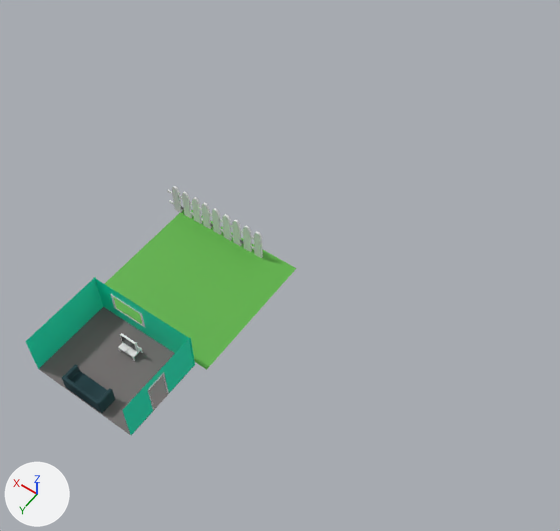
An edit to the Blender file Gatastrofe/Assets/models/interiorCasaProtagonista.blend, drawn before and after from the same camera.
Both versions are drawn from a 50 mm lens placed at (-18.6, 9.8, 34.4), pointed at (-2.7, -12.4, -0.5). Lighting does not change. The marker at lower left points along +X, +Y and +Z.

In view in the first picture: 'Cube', 'Cube.001', 'Exterior', 'Paredes', 'Piso', 'Sofa'.
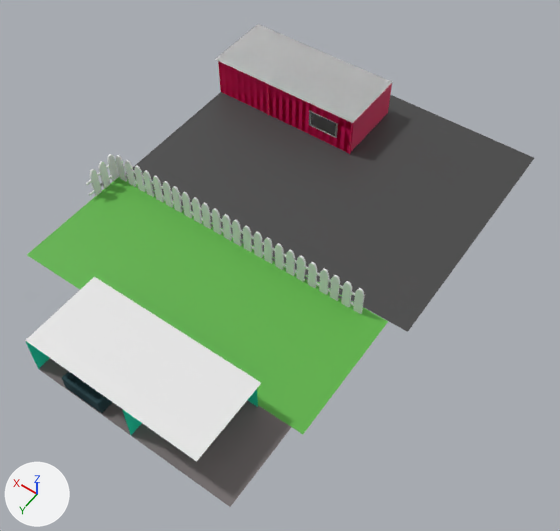
Location of each change, [x1, y1, x2, y2] in pixels of the pictures (560 x 531 px; the box of a moved part takes in the faces that stretch with it):
'Plane.001', added: after [126, 92, 534, 332]
'Exterior', reshaped, moved (89% wider, 61% taller): before [105, 210, 296, 370]; after [27, 175, 388, 434]
'Plane', added: after [25, 277, 261, 461]
'Piso', reshaped: before [39, 307, 194, 435]; after [39, 358, 292, 507]
'Paredes.001', added: after [215, 24, 392, 154]
'Cube.005', added: after [327, 275, 365, 314]
'Cube.004', added: after [294, 256, 329, 295]
'Cube.003', added: after [261, 237, 295, 276]
'Cube.008', added: after [86, 154, 119, 196]
'Cube.006', added: after [141, 170, 173, 208]
'Cube.007', added: after [115, 155, 146, 192]
part 2 of me_plane_003, moved or reshaped: before [140, 307, 195, 366]; after [248, 389, 258, 407]

The change, as a list of edits to the scene's bpy script:
```text
Change me_plane_001:
    where me_plane_001.from_pydata(...)  # 4 vertices, 1 face; spans x -1.0..1.0, y -1.0..1.0, z 0.0
    used by ob_piso; location = (0.0, -1.9, 0.0); scale = (3.18, 2.42, 2.42)
    me_plane_001 part 1
    me_plane_001.vertices[0].co: (-1.0, -1.0, 0.0) -> (-2.89, -1.0, 0.0)  # pixel (195, 364) -> pixel (291, 427)
    me_plane_001.vertices[2].co: (-1.0, 1.0, 0.0) -> (-2.89, 1.0, 0.0)  # pixel (131, 435) -> pixel (230, 507)
Change me_plane_003:
    where me_plane_003.from_pydata(...)  # 61 vertices, 33 faces, 1 loose edge; spans x -0.5..1.0, y -1.6..1.0, z -0.07..6.35
    used by ob_paredes; location = (3.14, -2.69, 0.99); rotation_euler = (-1.571, 0.0, 1.571), in degrees (-90, 0, 90); scale = (3.21, 1.0, 1.0)
    me_plane_003 part 2
    me_plane_003.vertices[4].co: (-0.48, -1.6, 6.35) -> (-0.48, -1.6, 10.35)  # pixel (190, 338) -> pixel (256, 380)
    me_plane_003.vertices[9].co: (-0.48, 1.0, 6.35) -> (-0.48, 1.0, 10.35)  # pixel (194, 366) -> pixel (257, 407)
Change me_plane_007:
    where me_plane_007.from_pydata(...)  # 4 vertices, 1 face; spans x -1.0..1.0, y -1.0..1.0, z 0.0
    used by ob_exterior; location = (0.17, -8.42, 0.0); scale = (4.0, 4.0, 1.0)
    me_plane_007 part 3
    me_plane_007.vertices[0].co: (-1.0, -1.0, 0.0) -> (-2.5, -1.0, 0.0)  # pixel (296, 268) -> pixel (388, 321)
    me_plane_007.vertices[1].co: (1.0, -1.0, 0.0) -> (2.25, -1.0, 0.0)
    me_plane_007.vertices[2].co: (-1.0, 1.0, 0.0) -> (-2.5, 1.0, 0.0)  # pixel (206, 369) -> pixel (302, 434)
    me_plane_007.vertices[3].co: (1.0, 1.0, 0.0) -> (2.25, 1.0, 0.0)  # not seen -> pixel (26, 254)
Add me_plane_002:
    me_plane_002.from_pydata([(-11.0, -15.0, 0.0), (9.0, -15.0, 0.0), (-11.0, 1.0, 0.0), (9.0, 1.0, 0.0)], [], [(0, 1, 3, 2)])
    me_plane_002.materials.append(mat_piso)  # dark grey #464646
Add me_plane:
    me_plane.from_pydata([(-2.15, -1.23, -0.16), (0.91, -1.23, -0.16), (-2.15, 0.14, -0.16), (0.91, 0.14, -0.16)], [], [(0, 1, 3, 2)])
    me_plane.materials.append(mat_material)  # white #e7e7e7
Change ob_exterior:
    ob_exterior.location: (0.17, -8.42, 0.0) -> (0.17, -8.32, 0.0)
Add ob_paredes_001:
    ob_paredes_001 = bpy.data.objects.new('Paredes.001', me_plane_004)  # 130 vertices, 121 faces; spans x -0.5..1.0, y -1.6..1.0, z -0.07..10.6; in mat_material (white #e7e7e7), mat_pared_001 (pink #e70060)
    ob_paredes_001.location = (-1.31, -23.43, 0.99)
    ob_paredes_001.rotation_euler = (-1.571, 0.0, -1.571)  # degrees (-90, 0, -90)
    ob_paredes_001.scale = (3.21, 1.0, 1.0)
Add ob_cube_008:
    ob_cube_008 = bpy.data.objects.new('Cube.008', me_cube_011.copy())  # the mesh of ob_cube_002
    ob_cube_008.location = (9.19, -10.91, 0.0)
    ob_cube_008.rotation_euler = (0.0, 0.0, 1.571)  # degrees (0, 0, 90)
    ob_cube_008.scale = (0.245, 0.0611, 1.0)
Add ob_cube_007:
    ob_cube_007 = bpy.data.objects.new('Cube.007', me_cube_011.copy())  # the mesh of ob_cube_002
    ob_cube_007.location = (7.99, -11.91, 0.0)
    ob_cube_007.scale = (0.245, 0.0611, 1.0)
Add ob_cube_006:
    ob_cube_006 = bpy.data.objects.new('Cube.006', me_cube_011.copy())  # the mesh of ob_cube_002
    ob_cube_006.location = (5.79, -11.91, 0.0)
    ob_cube_006.scale = (0.245, 0.0611, 1.0)
Add ob_plane_001:
    ob_plane_001 = bpy.data.objects.new('Plane.001', me_plane_002)
    ob_plane_001.location = (0.0, -13.34, 0.0)
Add ob_cube_005:
    ob_cube_005 = bpy.data.objects.new('Cube.005', me_cube_011.copy())  # the mesh of ob_cube_002
    ob_cube_005.location = (-7.41, -11.91, 0.0)
    ob_cube_005.scale = (0.245, 0.0611, 1.0)
Add ob_cube_004:
    ob_cube_004 = bpy.data.objects.new('Cube.004', me_cube_011.copy())  # the mesh of ob_cube_002
    ob_cube_004.location = (-5.21, -11.91, 0.0)
    ob_cube_004.scale = (0.245, 0.0611, 1.0)
Add ob_cube_003:
    ob_cube_003 = bpy.data.objects.new('Cube.003', me_cube_011.copy())  # the mesh of ob_cube_002
    ob_cube_003.location = (-3.01, -11.91, 0.0)
    ob_cube_003.scale = (0.245, 0.0611, 1.0)
Add ob_plane:
    ob_plane = bpy.data.objects.new('Plane', me_plane)
    ob_plane.location = (-4.29, 0.0, 2.03)
    ob_plane.rotation_euler = (0.0, -3.142, 0.0)  # degrees (0, -180, 0)
    ob_plane.scale = (3.48, 3.48, 3.48)
```
